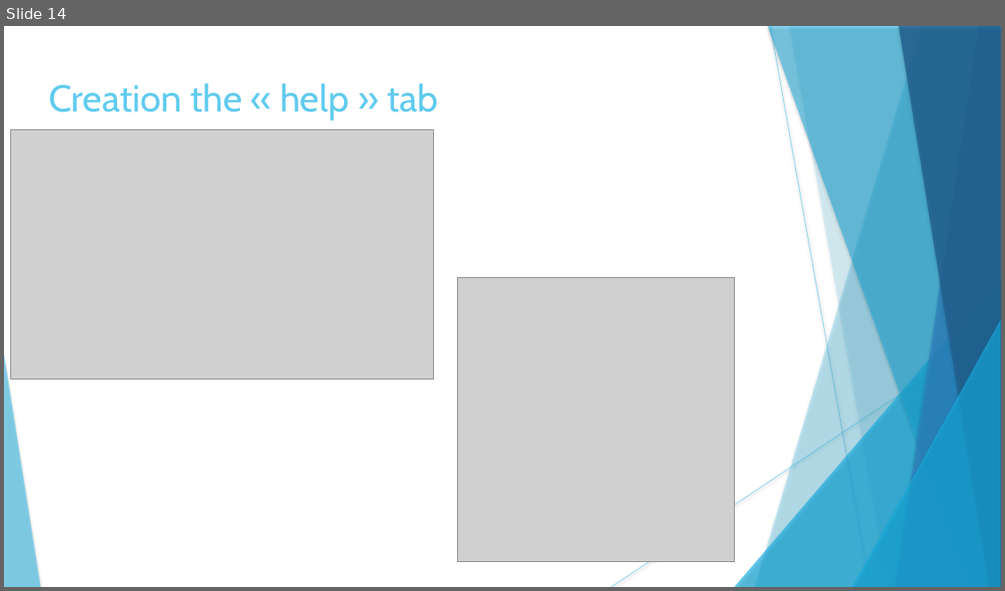
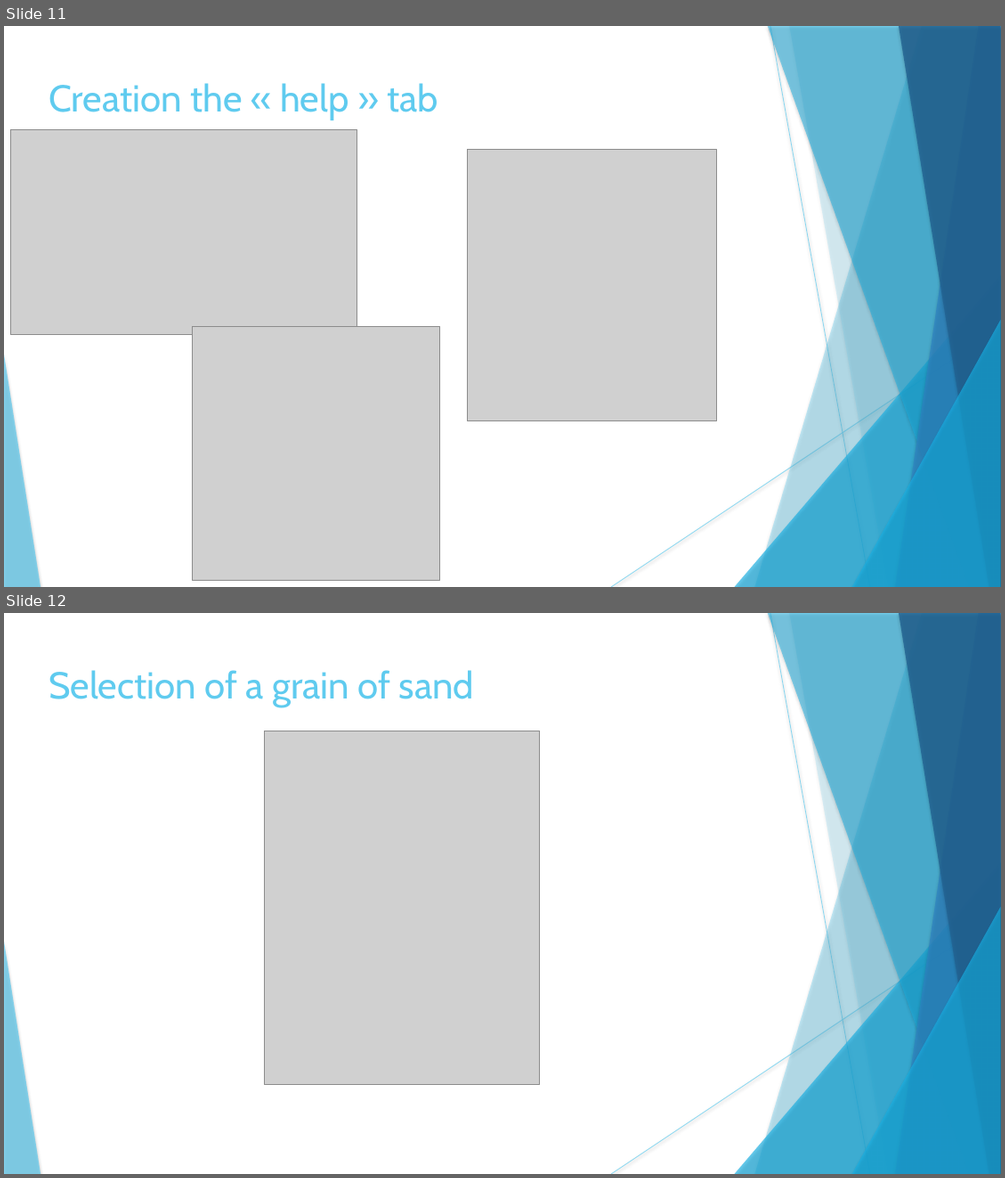
Before and after one commit to technolapin/sable, a slide deck: anglais/Présentation.pptx. Shown one above the other, each under a label of ours: slide 14 before the commit, slides 11 and 12 after it. The pictures are 1005x591 and 1005x1178 pixels, drawn with LibreOffice and Linux fonts; fonts in the diff are those of the drawing; grey boxes stand for pictures. Boxes give left, top, right and bottom in pixels: in the first picture for what was removed or moved away, otherwise in the second. Text is boxed around its words. In the diff, an @@ line names an element or a change of style, - is before the commit and + after.

```diff
--- a/anglais/Présentation.pptx
+++ b/anglais/Présentation.pptx
@@ slide 12 added at <box>4,613,1001,1174</box>, background #FFFFFF; not listed: 10 template elements that a slide beside it also shows @@
@@ text added at <box>48,670,474,707</box>, 36 pt, text #5FCBEF @@
+Selection of a grain of sand
@@ picture added at <box>265,730,540,1084</box> @@
@@ what was slide 14 is now slide 11 @@
@@ slide 11 changed as well @@
@@ picture: place and size @@
-picture at <box>11,129,434,379</box>
+picture at <box>11,129,357,334</box>
@@ picture added at <box>467,150,717,420</box> @@
@@ picture: place and size @@
-picture at <box>458,278,734,562</box>
+picture at <box>193,327,440,580</box>
```
Also in this commit, not shown: 12 other slides changed, 3 other slides added, 1 slide removed.
